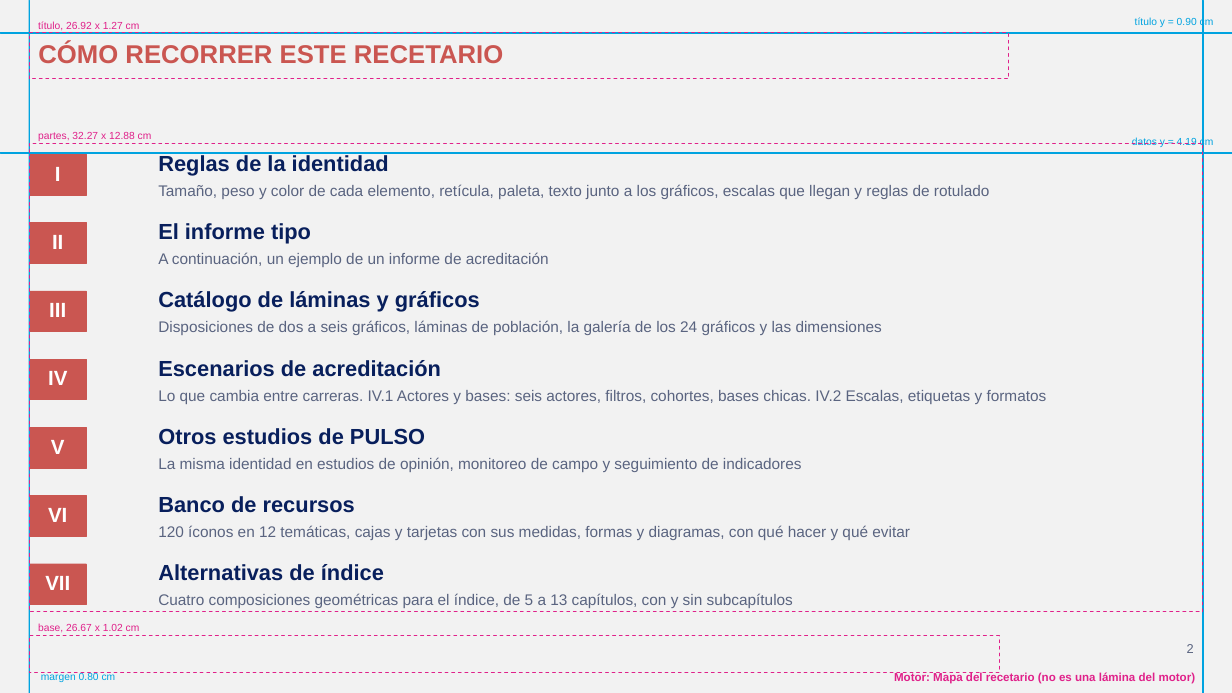
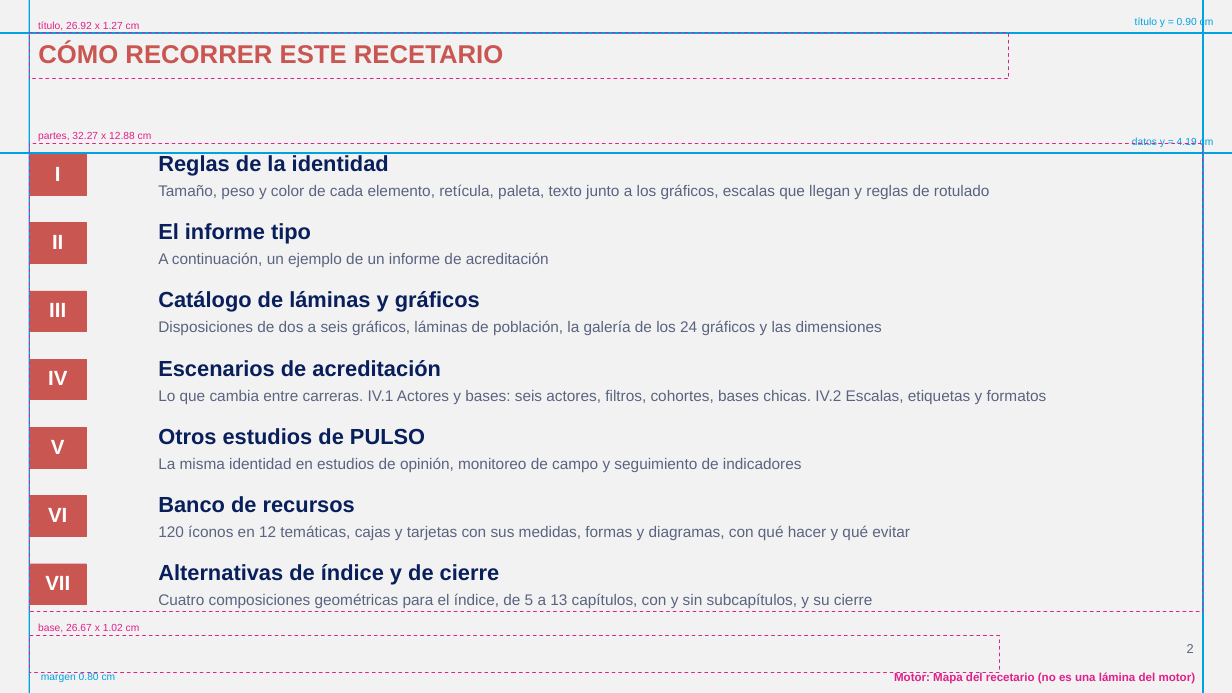
Before and after one commit to GonzaloAlmendariz/prosecnur-app, a slide deck: slide 2 of docs/qa/motor-ppt-2026-10-06/4-recetario/recetario-fiel-guias.pptx. Drawn at 1232x693 pixels with LibreOffice and Linux fonts; fonts in the diff are those of the drawing; background and template pictures are left out. Boxes give left, top, right and bottom in pixels: in the first picture for what was removed or moved away, otherwise in the second. Text is boxed around its words. In the diff, an @@ line names an element or a change of style, - is before the commit and + after.

```diff
--- a/docs/qa/motor-ppt-2026-10-06/4-recetario/recetario-fiel-guias.pptx
+++ b/docs/qa/motor-ppt-2026-10-06/4-recetario/recetario-fiel-guias.pptx
@@ text at (158,564,499,585): text changed @@
-Alternativas de índice
+Alternativas de índice y de cierre
@@ text at (158,593,872,608): text changed @@
-Cuatro composiciones geométricas para el índice, de 5 a 13 capítulos, con y sin subcapítulos
+Cuatro composiciones geométricas para el índice, de 5 a 13 capítulos, con y sin subcapítulos, y su cierre
```
Also in this commit, not shown: 13 other slides changed, 4 slides added, 11 other files.
